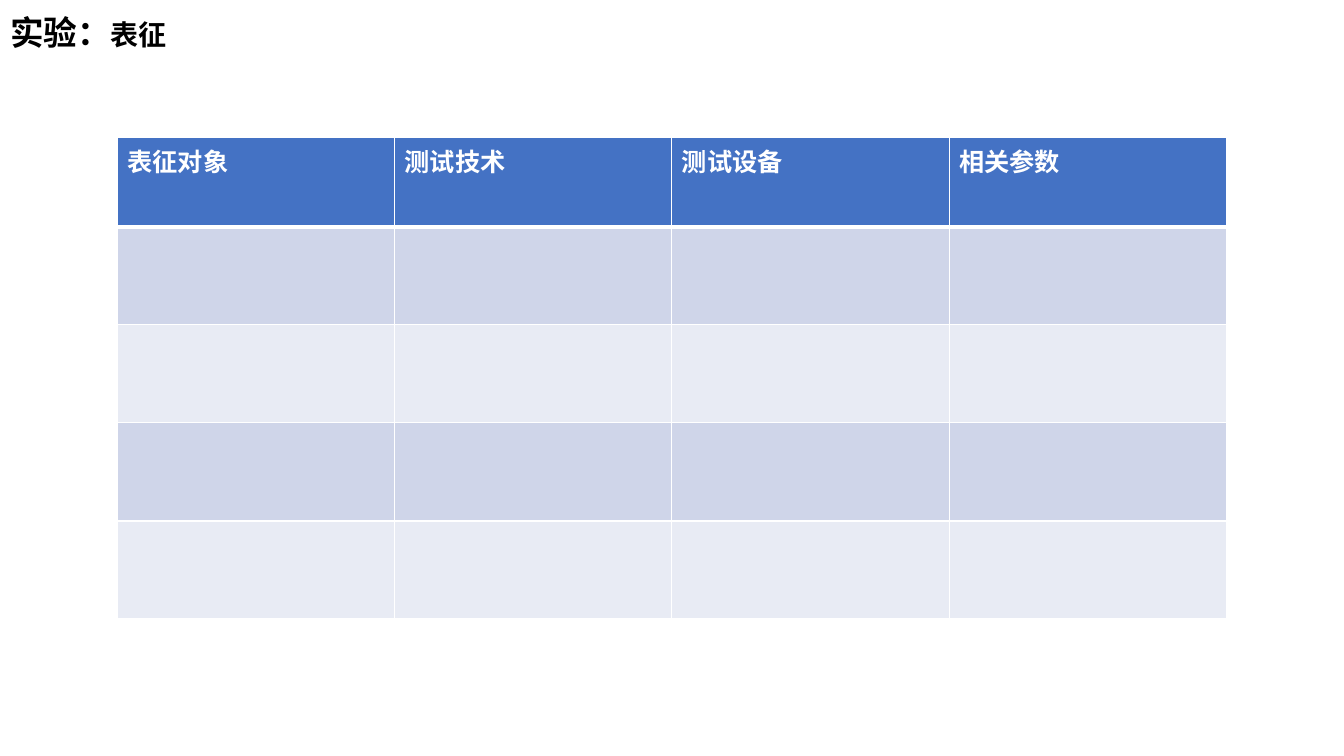
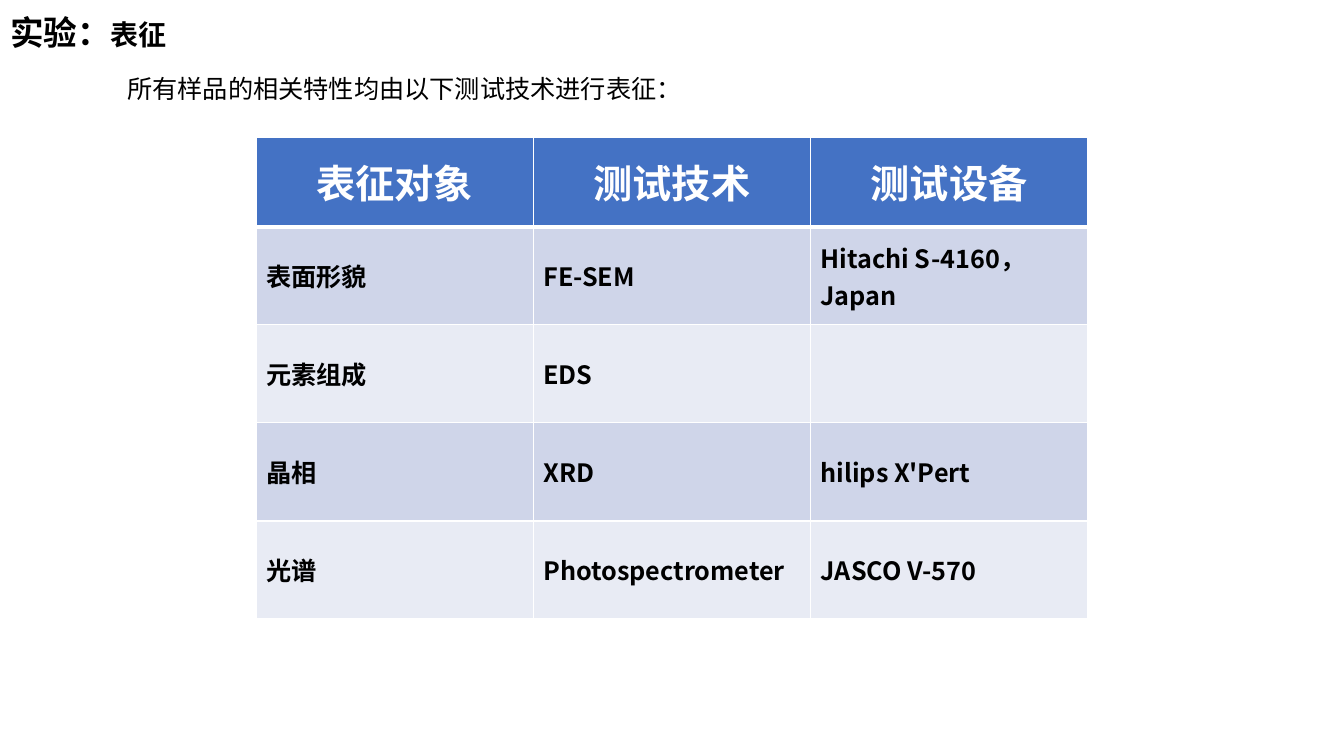
Before and after one commit to DreamBoatOve/gitTest, a slide deck: slide 5 of Lessons/电化学研究方法及实验/作业/国科博17_b20170427_赵朝阳_第五次作业.pptx. Drawn at 1344x756 pixels with LibreOffice and Linux fonts; fonts in the diff are those of the drawing. Boxes give left, top, right and bottom in pixels: in the first picture for what was removed or moved away, otherwise in the second. Text is boxed around its words. In the diff, an @@ line names an element or a change of style, - is before the commit and + after.

```diff
--- a/Lessons/电化学研究方法及实验/作业/国科博17_b20170427_赵朝阳_第五次作业.pptx
+++ b/Lessons/电化学研究方法及实验/作业/国科博17_b20170427_赵朝阳_第五次作业.pptx
@@ text added at [127, 76, 681, 100], 18 pt, text #000000 @@
+所有样品的相关特性均由以下测试技术进行表征：
@@ table at [256, 137, 1088, 619] @@
-column 1: 表征对象 |  |  |  | 
-column 2: 测试技术 |  |  |  | 
-column 3: 测试设备 |  |  |  | 
-column 4: 相关参数 |  |  |  | 
+column 1: 表征对象 | 表面形貌 | 元素组成 | 晶相 | 光谱
+column 2: 测试技术 | FE-SEM | EDS | XRD | Photospectrometer
+column 3: 测试设备 | Hitachi S-4160，Japan |  | hilips X'Pert | JASCO V-570
@@ table: place and size @@
-table at [118, 137, 1227, 619]
+table at [256, 137, 1088, 619]
```
Also in this commit, not shown: 6 other slides changed, 6 slides added, 1 slide removed, 9 other files.
